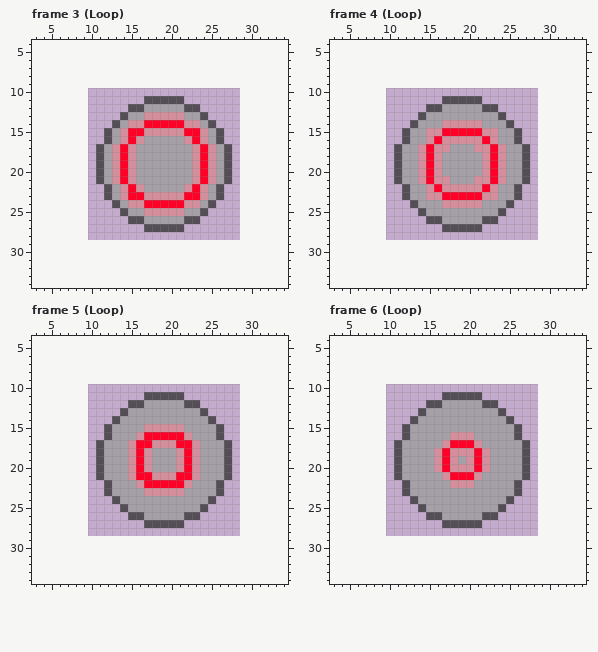
Pixel-art file: ase/target.ase. The first picture shows the starting point.
19x19 pixels, 9 frames. Shown: frame 3 (Loop): x 3..34, y 4..34; frame 4 (Loop): x 3..34, y 4..34; frame 5 (Loop): x 3..34, y 4..34; frame 6 (Loop): x 3..34, y 4..34. The old version is drawn lined up with the new one, on the new canvas. The commit also changed other frames, which this record leaves out.
Now the later version:
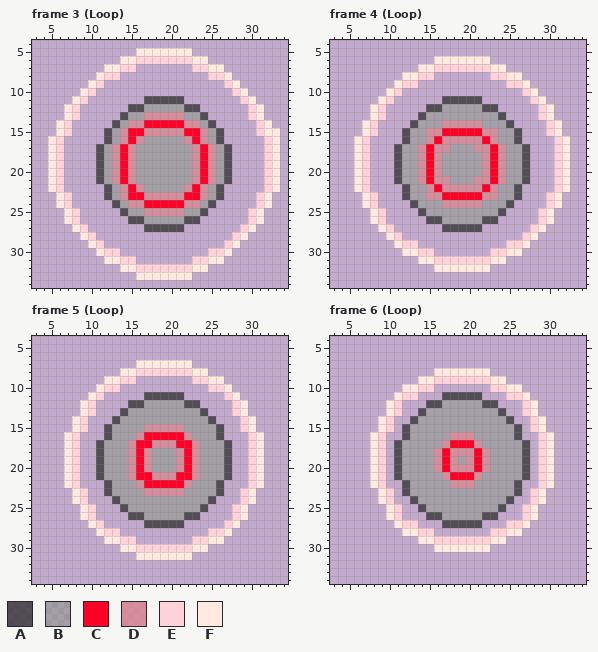
Palette (. is transparent): A #333333c7  B #81927b76  C #ff0026  D #da858cbf  E #ffd1d8  F #ffe9e0
Changes in this commit:
canvas 19x19 -> 39x39, the old top-left corner now at 10,10
Changed rows in their new state; - is an unchanged pixel.
Frame 3 (Loop):
first column x 5:
 5 -----------FFFFFFF-----------
 6 ---------FFEEEEEEEFF---------
 7 -------FFEE-------EEFF-------
 8 ------FEE-----------EEF------
 9 -----FE---------------EF-----
10 ----FE-----------------EF----
11 ---FE-------------------EF---
12 --FE---------------------EF--
13 --FE---------------------EF--
14 -FE-----------------------EF-
15 -FE-----------------------EFF
16 FE-------------------------EF
17 FE-------------------------EF
18 FE-------------------------EF
19 FE-------------------------EF
20 FE-------------------------EF
21 FE-------------------------EF
22 FE-------------------------EF
23 -FE-----------------------EF-
24 -FE-----------------------EF-
25 --FE---------------------EF--
26 --FE---------------------EF--
27 ---FE-------------------EF---
28 ----FE-----------------EF----
29 -----FE---------------EF-----
30 ------FEE-----------EEF------
31 -------FFEE-------EEFF-------
32 ---------FFEEEEEEEFF---------
33 -----------FFFFFFF-----------
Frame 4 (Loop):
first column x 6:
 6 ----------FFFFFFF----------
 7 --------FFEEEEEEEFF--------
 8 ------FFEE-------EEFF------
 9 -----FEE-----------EEF-----
10 ----FE---------------EF----
11 ---FE-----------------EF---
12 --FE-------------------EF--
13 --FE-------------------EF--
14 -FE---------------------EF-
15 -FE---------------------EF-
16 FE-----------------------EF
17 FE-----------------------EF
18 FE-----------------------EF
19 FE-----------------------EF
20 FE-----------------------EF
21 FE-----------------------EF
22 FE-----------------------EF
23 -FE---------------------EF-
24 -FE---------------------EF-
25 --FE-------------------EF--
26 --FE-------------------EF--
27 ---FE-----------------EF---
28 ----FE---------------EF----
29 -----FEE-----------EEF-----
30 ------FFEE-------EEFF------
31 --------FFEEEEEEEFF--------
32 ----------FFFFFFF----------
Frame 5 (Loop):
first column x 7:
 7 ---------FFFFFFF---------
 8 -------FFEEEEEEEFF-------
 9 -----FFEE-------EEFF-----
10 ----FEE-----------EEF----
11 ---FE---------------EF---
12 --FE-----------------EF--
13 --FE-----------------EF--
14 -FE-------------------EF-
15 -FE-------------------EF-
16 FE---------------------EF
17 FE---------------------EF
18 FE---------------------EF
19 FE---------------------EF
20 FE---------------------EF
21 FE---------------------EF
22 FE---------------------EF
23 -FE-------------------EF-
24 -FE-------------------EF-
25 --FE-----------------EF--
26 --FE-----------------EF--
27 ---FE---------------EF---
28 ----FEE-----------EEF----
29 -----FFEE-------EEFF-----
30 -------FFEEEEEEEFF-------
31 ---------FFFFFFF---------
Frame 6 (Loop):
first column x 8:
 8 --------FFFFFFF--------
 9 ------FFEEEEEEEFF------
10 ----FFEE-------EEFF----
11 ---FEE-----------EEF---
12 --FE---------------EF--
13 --FE---------------EF--
14 -FE-----------------EF-
15 -FE-----------------EF-
16 FE-------------------EF
17 FE-------------------EF
18 FE-------------------EF
19 FE-------------------EF
20 FE-------------------EF
21 FE-------------------EF
22 FE-------------------EF
23 -FE-----------------EF-
24 -FE-----------------EF-
25 --FE---------------EF--
26 --FE---------------EF--
27 ---FEE-----------EEF---
28 ----FFEE-------EEFF----
29 ------FFEEEEEEEFF------
30 --------FFFFFFF--------
Changed places in both pictures, as pixel boxes (x1, y1, x2, y2):
added: (48, 48, 280, 280)
added: (354, 56, 570, 272)
added: (64, 360, 264, 560)
added: (370, 368, 554, 552)
